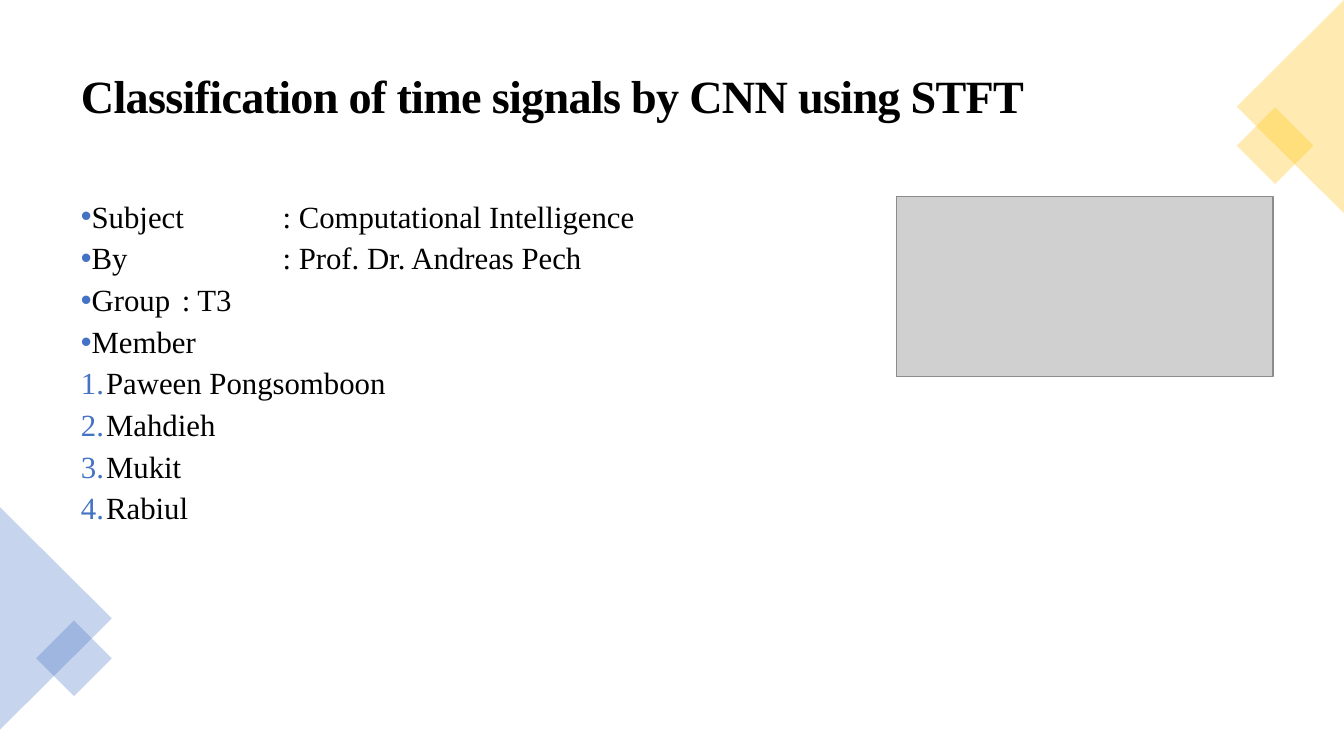
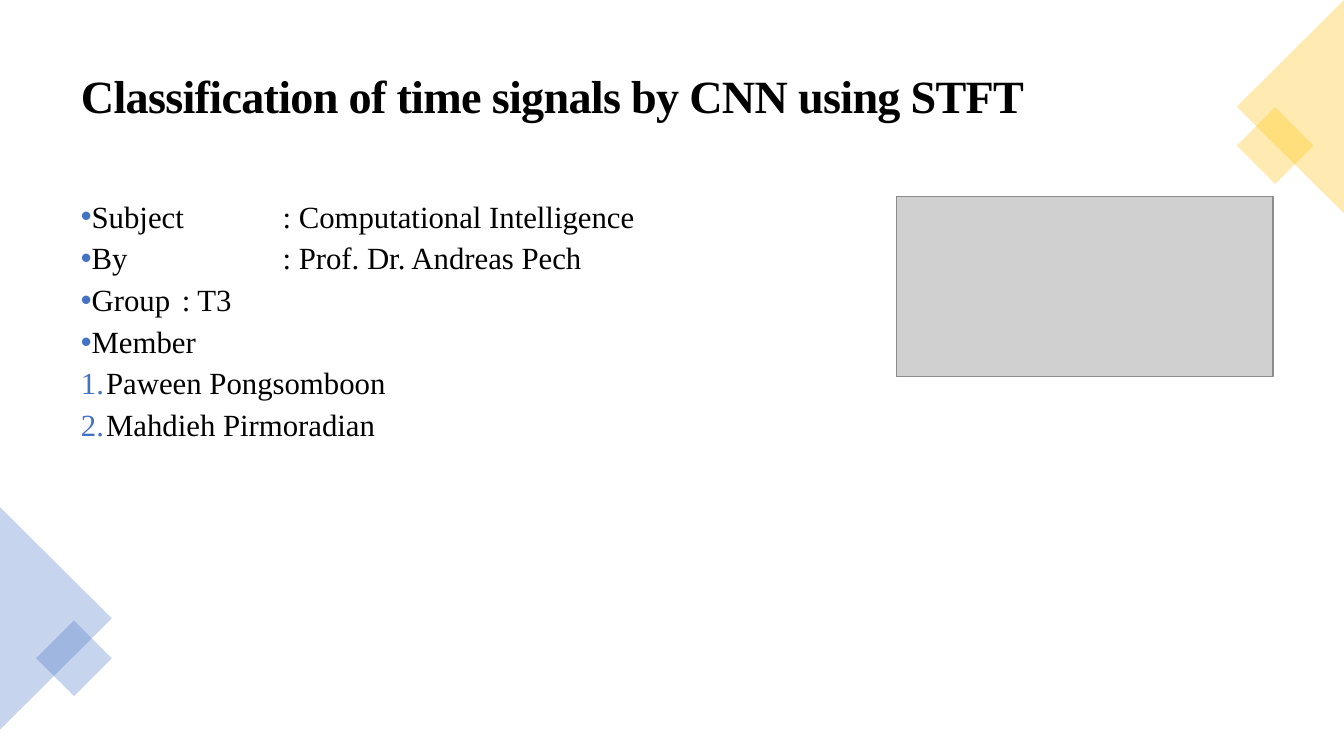
Before and after one commit to paweenp/Classification-of-time-signals-by-CNN-using-STFT, a slide deck: slide 1 of Presentation/Classification-of-time-signals-by-CNN-using-STFT.pptx. Drawn at 1344x756 pixels with LibreOffice and Linux fonts; fonts in the diff are those of the drawing; grey boxes stand for pictures. Boxes give left, top, right and bottom in pixels: in the first picture for what was removed or moved away, otherwise in the second. Text is boxed around its words. In the diff, an @@ line names an element or a change of style, - is before the commit and + after.

```diff
--- a/Presentation/Classification-of-time-signals-by-CNN-using-STFT.pptx
+++ b/Presentation/Classification-of-time-signals-by-CNN-using-STFT.pptx
@@ text at (81, 414, 375, 437): text changed @@
-2. Mahdieh
-3. Mukit
-4. Rabiul
+2. Mahdieh Pirmoradian
```
Also in this commit, not shown: 1 other slide changed, 16 slides added, 5 slides removed.
